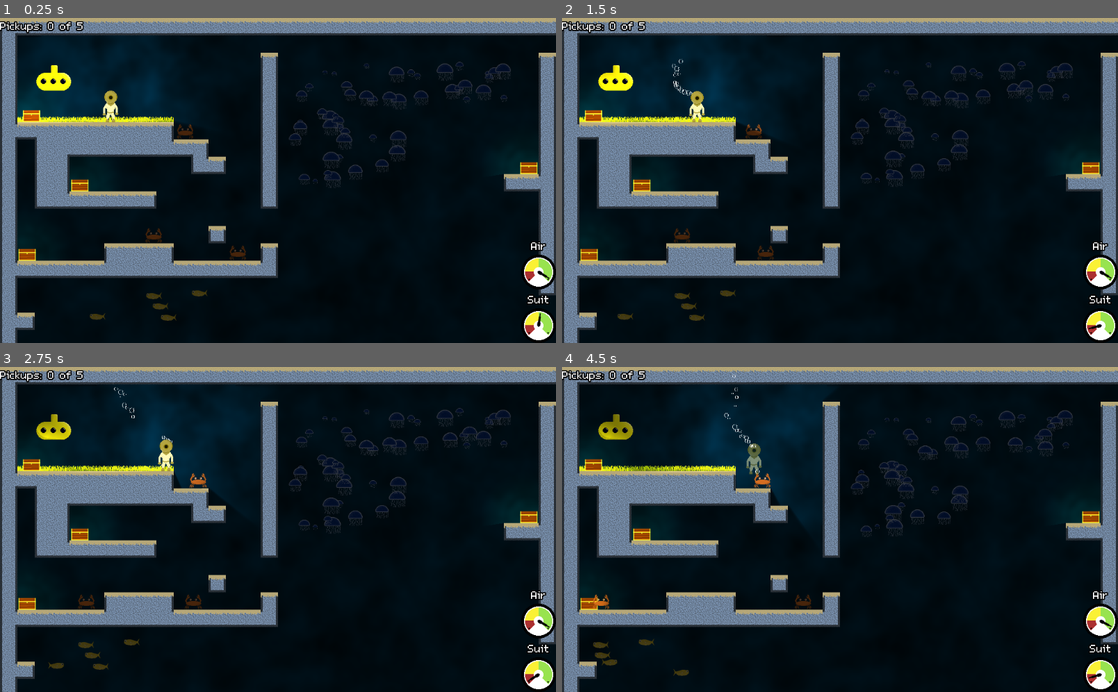
Above: before the commit, frames 1-4 (two rows, left to right).
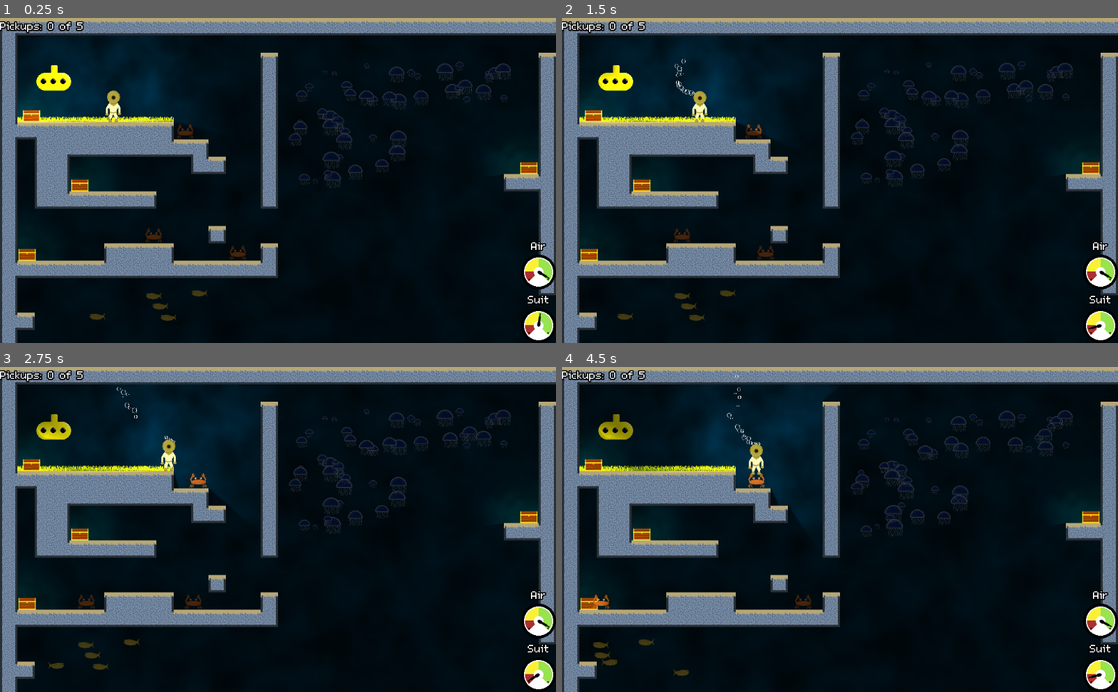
Above: after the commit, the same moments.

Repository: bengosney/diver
Game: Godot game, scene res://Main.tscn
The game is run twice, just before and just after one commit, with the same random seed, the same clock (stepped at 60 frames per second) and the same inputs.
Inputs:
- Up to frame 1 (0.25 s): no input
- Up to frame 2 (1.5 s): hold Down (buoyancy_dec) 0.53-1.28 s; hold Right (walk_right) from 0.53 s (still down); tap Up (buoyancy_inc) at 1.35 s
- Up to frame 3 (2.75 s): release Right (walk_right) at 2.03 s; hold Left (walk_left) from 2.03 s (still down); hold Down (buoyancy_dec) from 2.03 s (still down)
- Up to frame 4 (4.5 s): release Left (walk_left) at 2.78 s; release Down (buoyancy_dec) at 2.78 s; hold Right (walk_right) 2.78-4.28 s; tap Up (buoyancy_inc) at 2.85, 4.35 s; hold Down (buoyancy_dec) 3.53-4.28 s; hold Left (walk_left) from 4.28 s (still down)

The runs differ from the first frame. In frame 1, 0.2% of the frame differs, in the area x 17-24%, y 22-33%; in frame 2, 0.3%; in frame 3, 0.3%; in frame 4, 0.5%, in the area x 29-97%, y 2-96%.

Commit message:
Move stuff into a level

Diff:
--- a/Main.tscn
+++ b/Main.tscn
@@ -1,19 +1,7 @@
-[gd_scene load_steps=5 format=2]
+[gd_scene load_steps=2 format=2]
 
-[ext_resource path="res://MainLevel/MainLevel.tscn" type="PackedScene" id=1]
-[ext_resource path="res://Player/Player.tscn" type="PackedScene" id=2]
-[ext_resource path="res://HUD/HUD.tscn" type="PackedScene" id=3]
-[ext_resource path="res://Main.gd" type="Script" id=4]
+[ext_resource path="res://MainLevel/PlayableLevel.tscn" type="PackedScene" id=1]
 
 [node name="Main" type="Node2D"]
-script = ExtResource( 4 )
 
-[node name="MainLevel" parent="." instance=ExtResource( 1 )]
-
-[node name="Player" parent="." instance=ExtResource( 2 )]
-position = Vector2( 204, 74 )
-
-[node name="HUD" parent="." instance=ExtResource( 3 )]
-
-[connection signal="change_extents" from="MainLevel" to="." method="_on_MainLevel_change_extents"]
-[connection signal="hit_player" from="MainLevel" to="Player" method="_on_MainLevel_hit_player"]
+[node name="PlayableLevel" parent="." instance=ExtResource( 1 )]
--- /dev/null
+++ b/MainLevel/PlayableLevel.tscn
@@ -0,0 +1,18 @@
+[gd_scene load_steps=5 format=2]
+
+[ext_resource path="res://Player/Player.tscn" type="PackedScene" id=1]
+[ext_resource path="res://HUD/HUD.tscn" type="PackedScene" id=2]
+[ext_resource path="res://MainLevel/MainLevel.tscn" type="PackedScene" id=3]
+[ext_resource path="res://MainLevel/PlayableLevel.gd" type="Script" id=4]
+
+[node name="PlayableLevel" type="Node2D"]
+script = ExtResource( 4 )
+
+[node name="MainLevel" parent="." instance=ExtResource( 3 )]
+
+[node name="Player" parent="." instance=ExtResource( 1 )]
+position = Vector2( 209, 80 )
+
+[node name="HUD" parent="." instance=ExtResource( 2 )]
+
+[connection signal="change_extents" from="MainLevel" to="." method="_on_MainLevel_change_extents"]
Renamed: Main.gd -> MainLevel/PlayableLevel.gd
